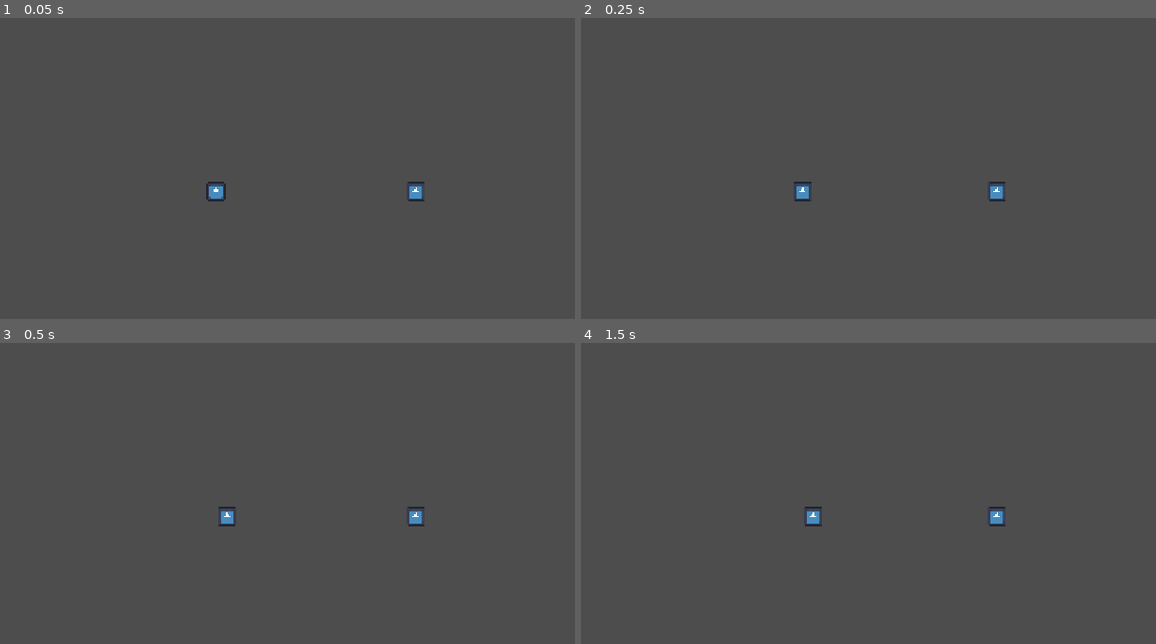
Above: before the commit, frames 1-4 (two rows, left to right).
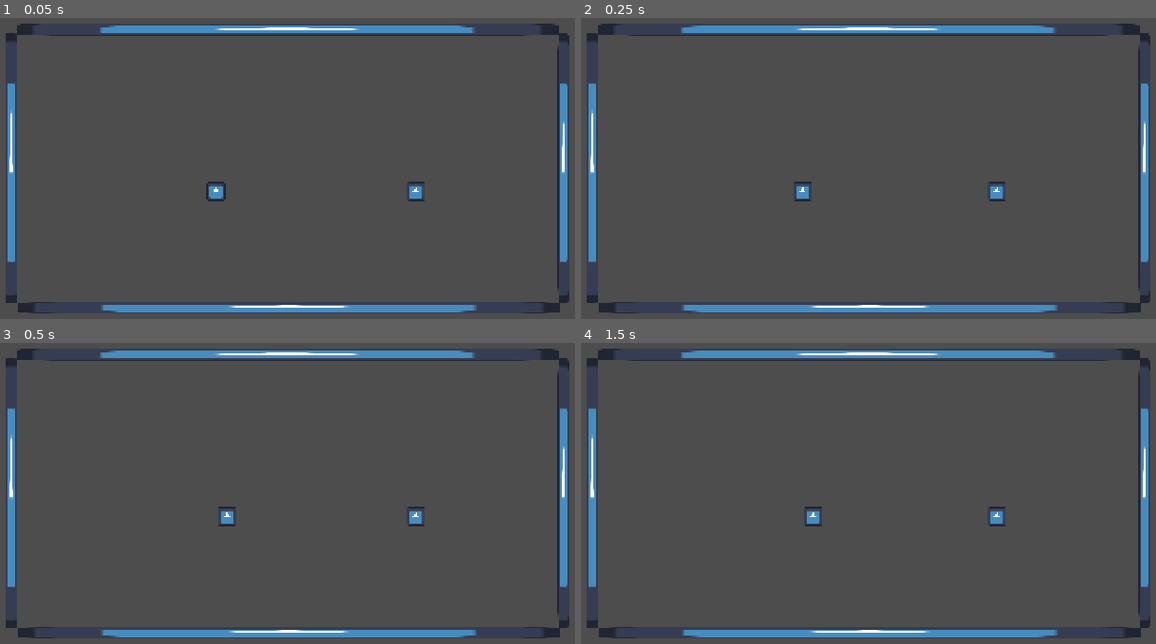
Above: after the commit, the same moments.

Repository: Kitakot/melon-pool
Game: Godot game, scene res://scenes/game.tscn
Two runs of this game, one before a commit and one after it. Both use one fixed random seed, a clock stepped at 60 frames per second and the inputs below. The engine's default icon, where the game draws it, is replaced by a stand-in: a white triangle on a blue panel in a dark square.
Inputs (mouse positions are in pixels of both pictures, inside the frame that each line leads up to):
- Up to frame 1 (0.05 s): no input
- Up to frame 2 (0.25 s): no input
- Up to frame 3 (0.5 s): no input
- Up to frame 4 (1.5 s): move the mouse to (1046, 469) at 0.52 s; click (1046, 469) at 0.67 s; tap Enter at 1.25 s; move the mouse to (730, 511) at 1.27 s; click (730, 511) at 1.42 s

The runs differ from the first frame. In frame 1, 6.1% of the frame differs, in the area x 0-100%, y 1-99%; in frame 2, 6.1%; in frame 3, 6.1%; in frame 4, 6.1%.

Commit message:
add cushons

Diff:
--- a/scenes/game.tscn
+++ b/scenes/game.tscn
@@ -18,6 +18,15 @@
 
 [sub_resource type="WorldBoundaryShape2D" id="WorldBoundaryShape2D_lnu2h"]
 normal = Vector2(-1, 0)
+
+[sub_resource type="PhysicsMaterial" id="PhysicsMaterial_lbhrr"]
+bounce = 1.0
+
+[sub_resource type="RectangleShape2D" id="RectangleShape2D_a4gx2"]
+size = Vector2(900, 20)
+
+[sub_resource type="RectangleShape2D" id="RectangleShape2D_lbhrr"]
+size = Vector2(20, 450)
 
 [node name="Node2D" type="Node2D" unique_id=874810127]
 
@@ -57,3 +66,49 @@
 [node name="CollisionShape2D4" type="CollisionShape2D" parent="StaticBody2D" unique_id=894750441]
 position = Vector2(1280, 319)
 shape = SubResource("WorldBoundaryShape2D_lnu2h")
+
+[node name="Table" type="Node2D" parent="." unique_id=225742357]
+
+[node name="CushonTop" type="StaticBody2D" parent="Table" unique_id=857030156]
+position = Vector2(616, 127)
+physics_material_override = SubResource("PhysicsMaterial_lbhrr")
+
+[node name="CollisionShape2D" type="CollisionShape2D" parent="Table/CushonTop" unique_id=271410761]
+shape = SubResource("RectangleShape2D_a4gx2")
+
+[node name="Icon" type="Sprite2D" parent="Table/CushonTop" unique_id=281186981]
+scale = Vector2(7.2, 0.156)
+texture = ExtResource("1_uwrxv")
+
+[node name="CushonRight" type="StaticBody2D" parent="Table" unique_id=665857760]
+position = Vector2(1086, 363)
+physics_material_override = SubResource("PhysicsMaterial_lbhrr")
+
+[node name="CollisionShape2D" type="CollisionShape2D" parent="Table/CushonRight" unique_id=1413495790]
+shape = SubResource("RectangleShape2D_lbhrr")
+
+[node name="Icon" type="Sprite2D" parent="Table/CushonRight" unique_id=2129328974]
+scale = Vector2(0.156, 3.6)
+texture = ExtResource("1_uwrxv")
+
+[node name="CushonRight2" type="StaticBody2D" parent="Table" unique_id=1227007184]
+position = Vector2(147, 363)
+physics_material_override = SubResource("PhysicsMaterial_lbhrr")
+
+[node name="CollisionShape2D" type="CollisionShape2D" parent="Table/CushonRight2" unique_id=920839212]
+shape = SubResource("RectangleShape2D_lbhrr")
+
+[node name="Icon" type="Sprite2D" parent="Table/CushonRight2" unique_id=878807838]
+scale = Vector2(0.156, 3.6)
+texture = ExtResource("1_uwrxv")
+
+[node name="CushonBottom" type="StaticBody2D" parent="Table" unique_id=1747859462]
+position = Vector2(619, 600)
+physics_material_override = SubResource("PhysicsMaterial_lbhrr")
+
+[node name="CollisionShape2D" type="CollisionShape2D" parent="Table/CushonBottom" unique_id=2023566752]
+shape = SubResource("RectangleShape2D_a4gx2")
+
+[node name="Icon" type="Sprite2D" parent="Table/CushonBottom" unique_id=495534325]
+scale = Vector2(7.2, 0.156)
+texture = ExtResource("1_uwrxv")
